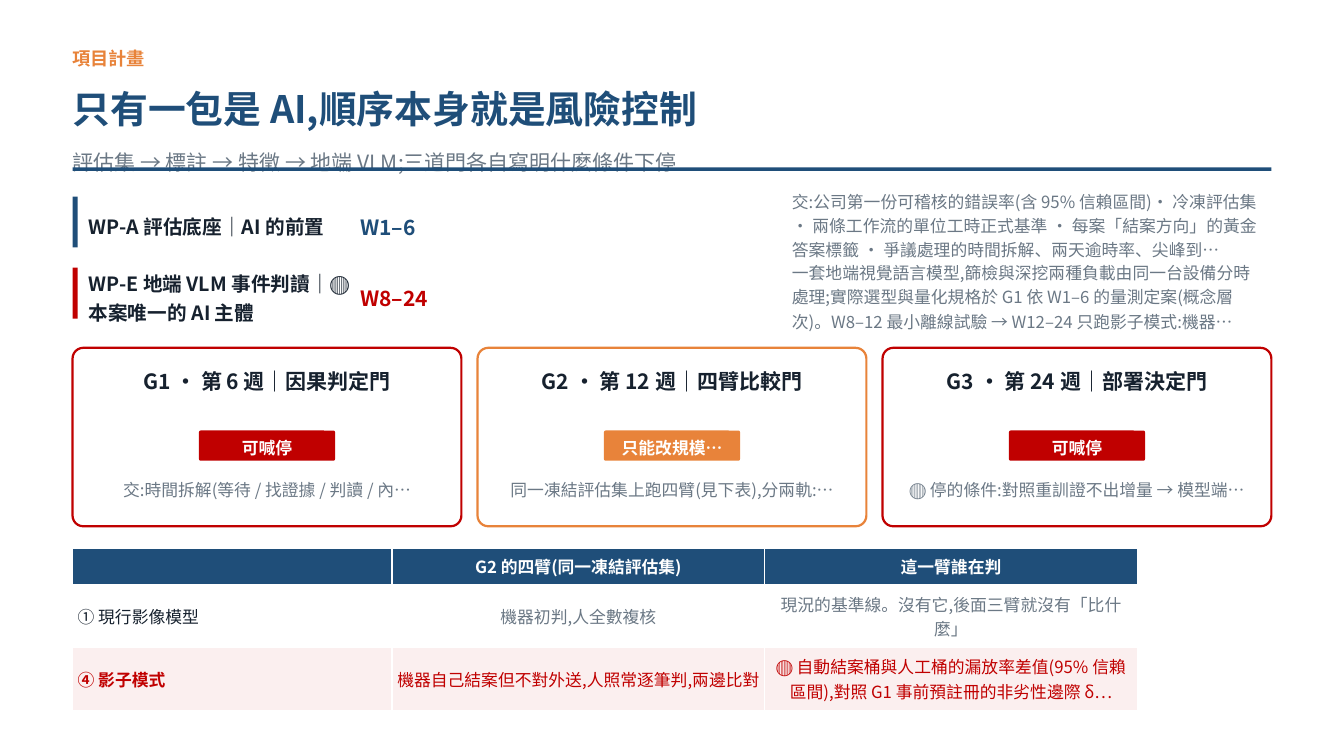
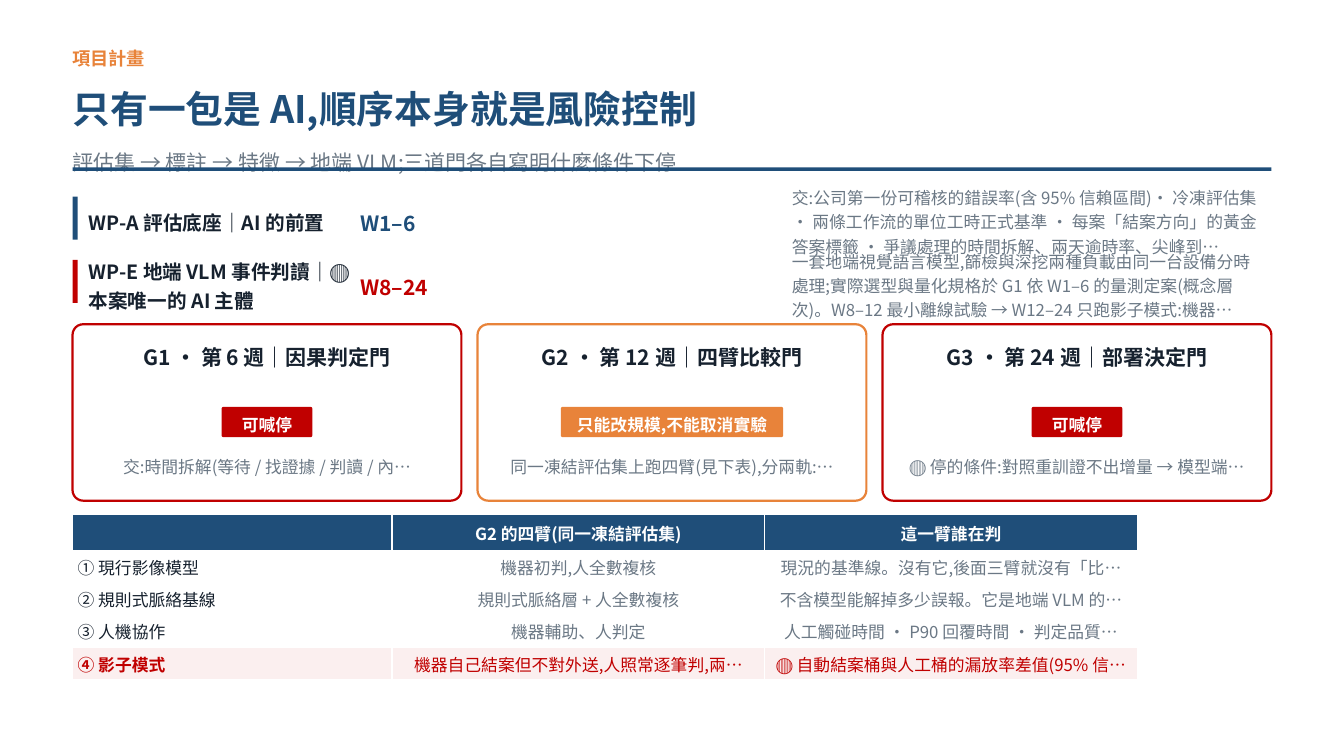
Before and after one commit to pokai-huang0828/UTS_workspace, a slide deck: slide 10 of Artificial Intelligence for Enterprises/Assessment3/Huang_26254793_421104_Assessment 3.pptx. Drawn at 1344x756 pixels with LibreOffice and Linux fonts; fonts in the diff are those of the drawing. Boxes give left, top, right and bottom in pixels: in the first picture for what was removed or moved away, otherwise in the second. Text is boxed around its words. In the diff, an @@ line names an element or a change of style, - is before the commit and + after.

```diff
--- a/Artificial Intelligence for Enterprises/Assessment3/Huang_26254793_421104_Assessment 3.pptx
+++ b/Artificial Intelligence for Enterprises/Assessment3/Huang_26254793_421104_Assessment 3.pptx
@@ rectangle: place and size @@
-rectangle at box(73, 197, 78, 248)
+rectangle at box(73, 197, 78, 240)
@@ text "WP-A 評估底座｜AI 的前置": place and size @@
-text "WP-A 評估底座｜AI 的前置" at box(89, 217, 324, 237)
+text "WP-A 評估底座｜AI 的前置" at box(89, 213, 324, 233)
@@ text "W1–6": place and size @@
-text "W1–6" at box(360, 219, 415, 236)
+text "W1–6" at box(360, 215, 415, 232)
@@ text "交:公司第一份可稽核的錯誤率(含 95% 信賴區間)· 冷凍評估集 · ..." rewrapped from box(792, 194, 1257, 258) to box(792, 190, 1257, 258) @@
@@ rectangle: place and size @@
-rectangle at box(73, 268, 78, 320)
+rectangle at box(73, 260, 78, 303)
@@ text "WP-E 地端 VLM 事件判讀｜🔴 本案唯一的 ...": place and size @@
-text "WP-E 地端 VLM 事件判讀｜🔴 本案唯一的 ..." at box(89, 274, 330, 322)
+text "WP-E 地端 VLM 事件判讀｜🔴 本案唯一的 ..." at box(89, 262, 330, 310)
@@ text "W8–24": place and size @@
-text "W8–24" at box(360, 290, 428, 307)
+text "W8–24" at box(360, 279, 428, 296)
@@ text "一套地端視覺語言模型,篩檢與深挖兩種負載由同一台設備分時處理;實際選型與量化規格於 G1 依 W1–6 的量測定案(概念 ...": place and size @@
-text "一套地端視覺語言模型,篩檢與深挖兩種負載由同一台設備分時處理;實際選型與量化規格於 G1 依 W1–6 的量測定案(概念 ..." at box(792, 265, 1250, 331)
+text "一套地端視覺語言模型,篩檢與深挖兩種負載由同一台設備分時處理;實際選型與量化規格於 G1 依 W1–6 的量測定案(概念 ..." at box(792, 251, 1250, 319)
@@ 6 texts, 3 rounded rectangles: place and size @@
-6 texts, 3 rounded rectangles at box(73, 348, 1272, 526)
+6 texts, 3 rounded rectangles at box(73, 325, 1272, 501)
@@ text "可喊停": place and size @@
-text "可喊停" at box(242, 439, 292, 456)
+text "可喊停" at box(242, 416, 292, 433)
@@ rounded rectangle: place and size @@
-rounded rectangle at box(199, 431, 335, 461)
+rounded rectangle at box(222, 407, 313, 438)
@@ rounded rectangle: place and size @@
-rounded rectangle at box(604, 431, 740, 461)
+rounded rectangle at box(561, 407, 783, 438)
@@ text at box(577, 416, 767, 435): text changed @@
-只能改規模…
+只能改規模,不能取消實驗
@@ text "可喊停": place and size @@
-text "可喊停" at box(1052, 439, 1102, 456)
+text "可喊停" at box(1052, 416, 1102, 433)
@@ rounded rectangle: place and size @@
-rounded rectangle at box(1009, 431, 1145, 461)
+rounded rectangle at box(1031, 407, 1122, 438)
@@ table at box(73, 515, 1138, 681) @@
-row 2: ① 現行影像模型 | 機器初判,人全數複核 | 現況的基準線。沒有它,後面三臂就沒有「比什麼」
-row 3: ④ 影子模式 | 機器自己結案但不對外送,人照常逐筆判,兩邊比對 | 🔴 自動結案桶與人工桶的漏放率差值(95% 信賴區間),對照 G1 事前預註冊的非劣性邊際 δ…
+row 2: ① 現行影像模型 | 機器初判,人全數複核 | 現況的基準線。沒有它,後面三臂就沒有「比…
+row 3: ② 規則式脈絡基線 | 規則式脈絡層 + 人全數複核 | 不含模型能解掉多少誤報。它是地端 VLM 的…
+row 4: ③ 人機協作 | 機器輔助、人判定 | 人工觸碰時間 · P90 回覆時間 · 判定品質…
+row 5: ④ 影子模式 | 機器自己結案但不對外送,人照常逐筆判,兩… | 🔴 自動結案桶與人工桶的漏放率差值(95% 信…
@@ table: place and size @@
-table at box(73, 548, 1138, 710)
+table at box(73, 515, 1138, 681)
```
Also in this commit, not shown: 9 other slides changed, 3 other files.
